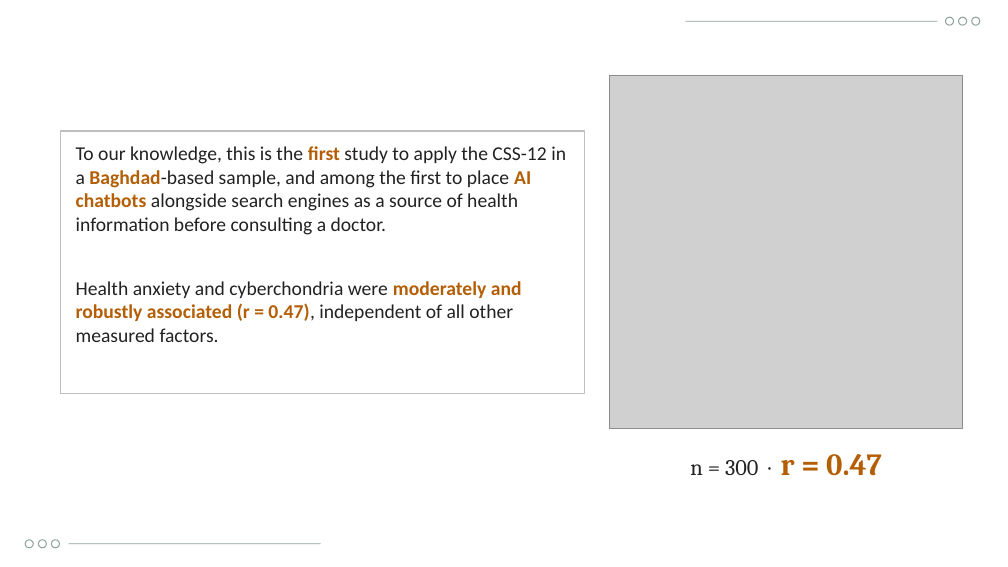
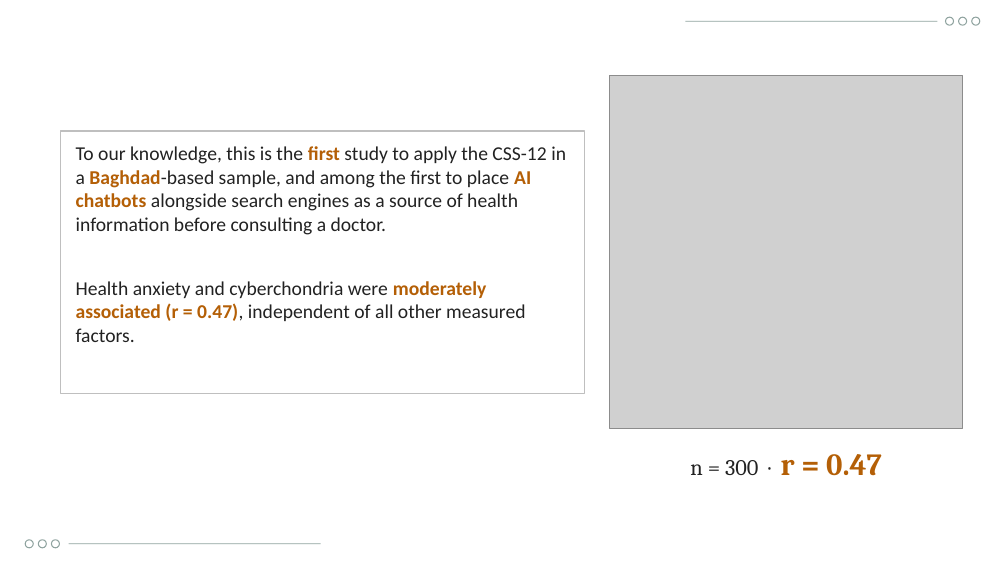
Before and after one commit to Yaseen279/History-Exam, a slide deck: slide 25 of research/output/study/Defence_Presentation_UOBCOM.pptx. Drawn at 1008x567 pixels with LibreOffice and Linux fonts; fonts in the diff are those of the drawing; grey boxes stand for pictures; background and template pictures are left out. Boxes give left, top, right and bottom in pixels: in the first picture for what was removed or moved away, otherwise in the second. Text is boxed around its words. In the diff, an @@ line names an element or a change of style, - is before the commit and + after.

```diff
--- a/research/output/study/Defence_Presentation_UOBCOM.pptx
+++ b/research/output/study/Defence_Presentation_UOBCOM.pptx
@@ text at (76, 281, 525, 342): text changed @@
-Health anxiety and cyberchondria were moderately and robustly associated (r = 0.47), independent of all other measured factors.
+Health anxiety and cyberchondria were moderately associated (r = 0.47), independent of all other measured factors.
```
Also in this commit, not shown: 12 other slides changed, 14 other files.
